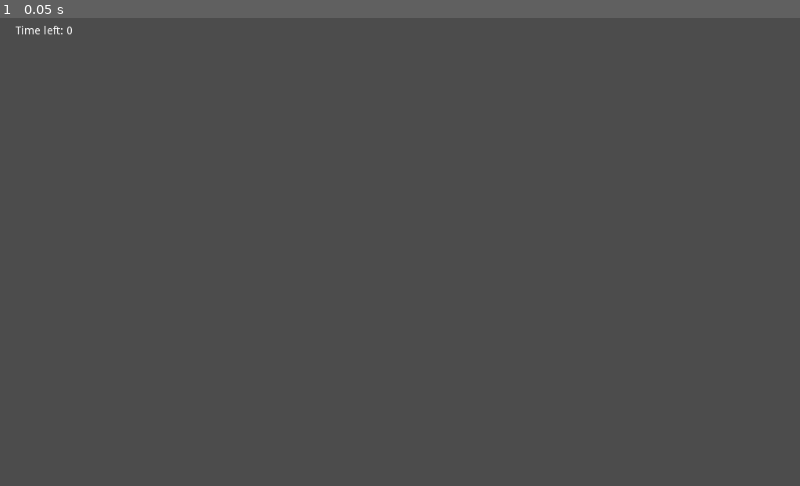
Above: before the commit, frame 1.
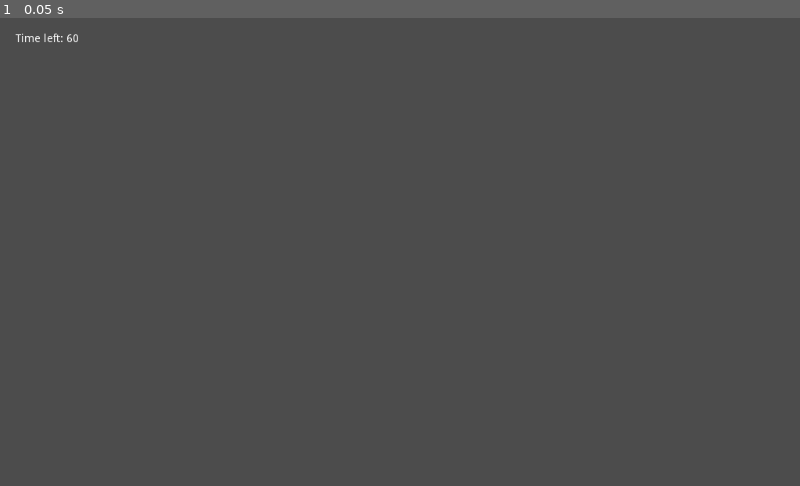
Above: after the commit, the same moment.

Repository: ajahar/FGJ_2021
Game: Godot game, scene res://Systems/GUI.tscn
Same seed, same stepped clock (60 frames per second), same inputs: the game is played once before the commit and once after it. This scene is started directly instead of the project's main scene.
Inputs:
- Up to frame 1 (0.05 s): no input

The runs differ from the first frame. In frame 1, 0.1% of the frame differs, in the area x 1-10%, y 1-6%.

Commit message:
Beautiful GUI with timer and everything. Shows 'Game over' label once time runs out.

Diff:
--- a/Systems/GUI.gd
+++ b/Systems/GUI.gd
@@ -1,22 +1,16 @@
 extends MarginContainer
 
-onready var play_time: Label = get_node("Panel/PlayTime")
-onready var message: Label = get_node("Panel/Message")
-onready var end_panel: CanvasItem = get_node("Panel/End")
+onready var time_left: Label = get_node("Panel/TimeLeftLabel")
+onready var game_over_label: Label = get_node("Panel/GameOver")
 
 # Called when the node enters the scene tree for the first time.
 func _ready():
-	GameManager.connect("update_message", self, "on_update_message")
+	GameManager.connect("gui_game_over", self, "on_game_over")
 	pass
 
 # Called every frame. 'delta' is the elapsed time since the previous frame.
-func _process(delta):
-	play_time.set_text("Time: %s" % GameManager.play_time)
-
-func on_update_message(signal_text):
-	message.set_text(signal_text)
-	end_panel.visible = true
-
+func _process(_delta):
+	time_left.set_text("Time left: %s" % GameManager.time_left)
 
 func _on_Restart_pressed():
 	get_tree().change_scene("res://Menu.tscn")
@@ -24,3 +18,6 @@
 
 func _on_Quit_pressed():
 	get_tree().quit()
+
+func on_game_over():
+	game_over_label.visible = true
--- a/Systems/GUI.tscn
+++ b/Systems/GUI.tscn
@@ -2,20 +2,26 @@
 
 [ext_resource path="res://Systems/GUI.gd" type="Script" id=1]
 
-[node name="GUI" type="Control"]
-margin_right = 520.0
-margin_bottom = 287.0
+[node name="GUI" type="MarginContainer"]
+margin_left = 20.0
+margin_top = 20.0
 script = ExtResource( 1 )
 __meta__ = {
 "_edit_use_anchors_": false
 }
 
-[node name="TimeLeftLabel" type="Label" parent="."]
-margin_left = 19.8837
-margin_top = 9.72091
-margin_right = 92.8837
-margin_bottom = 23.7209
-text = "Time left: 0"
-__meta__ = {
-"_edit_use_anchors_": false
-}
+[node name="Panel" type="VBoxContainer" parent="."]
+margin_right = 81.0
+margin_bottom = 14.0
+
+[node name="TimeLeftLabel" type="Label" parent="Panel"]
+margin_right = 81.0
+margin_bottom = 14.0
+text = "Time left: 60"
+
+[node name="GameOver" type="Label" parent="Panel"]
+visible = false
+margin_top = 18.0
+margin_right = 81.0
+margin_bottom = 32.0
+text = "Game over"
--- a/Systems/GameManager.gd
+++ b/Systems/GameManager.gd
@@ -1,12 +1,13 @@
 extends Node
 
-signal update_message
+signal gui_level_clear
+signal gui_game_over
 
 var audio
 
 
 var game_timer = 0.0
-export var play_time = 0
+var time_left = 60
 
 # Called when the node enters the scene tree for the first time.
 func _ready():
@@ -18,7 +19,13 @@
 
 	if game_timer > 1.0:
 		game_timer = 0.0
-		play_time += 1
+		if time_left != 0:
+			time_left -= 1
+		else:
+			pass
+
+	if time_left == 0:
+		game_over()
 
 
 func goal_reached():
@@ -29,4 +36,4 @@
 func game_over():
 	if audio != null:
 		audio.play_mouse_death()
-	emit_signal("gui_game_over", "Game over")
+	emit_signal("gui_game_over")
